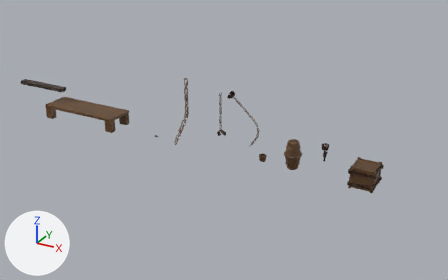
One commit to the Blender file Environnements Pre-tests/The Great Prison/Props/props 2.blend: the scene before it, then after it.
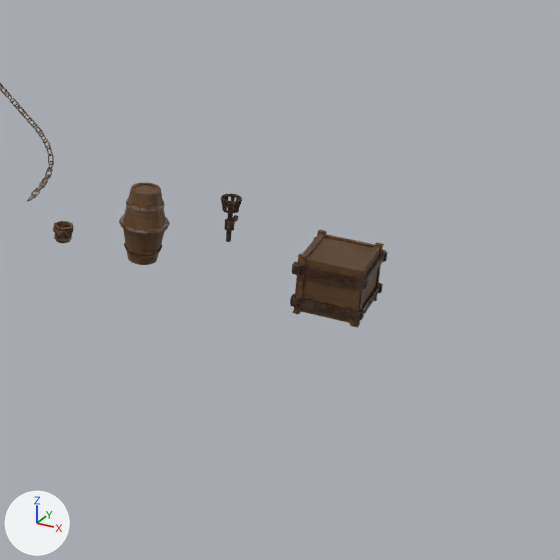
Old and new are each drawn whole from a camera (50 mm lens) standing at (28.77, -31.86, 16.76) and looking at (11.26, -0.02, 0.84) and again close up on the part from 53% to 100% of the width and 25% to 100% of the height. Lighting does not change. The marker at lower left points along +X, +Y and +Z. The first two pictures are the older version.

In view in the first close-up: 'Barrel', 'Crate' and 3 more.
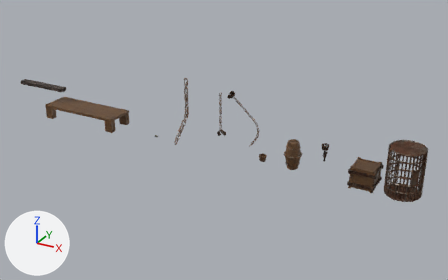
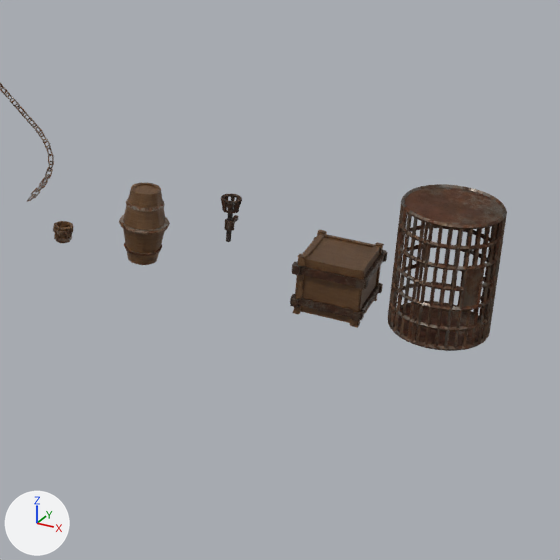
Where the change shows, as pixel boxes [x1, y1, x2, y2] in the close-ups (560 x 560 px):
'Cage 1 ', added (brown)
    after: [388, 184, 507, 351]

The change in detail:
Mesh me_cylinder is new.
It has 1391 vertices, 1708 faces and spans x -1.04..1.04, y -1.04..1.04, z -1.42..1.42.
It uses material mat_heavily_rusted_material.
Object 'Cage 1 ' (ob_cage_1) is new; it shows me_cylinder.
Its location is (22.7, 0.0, 1.4).
